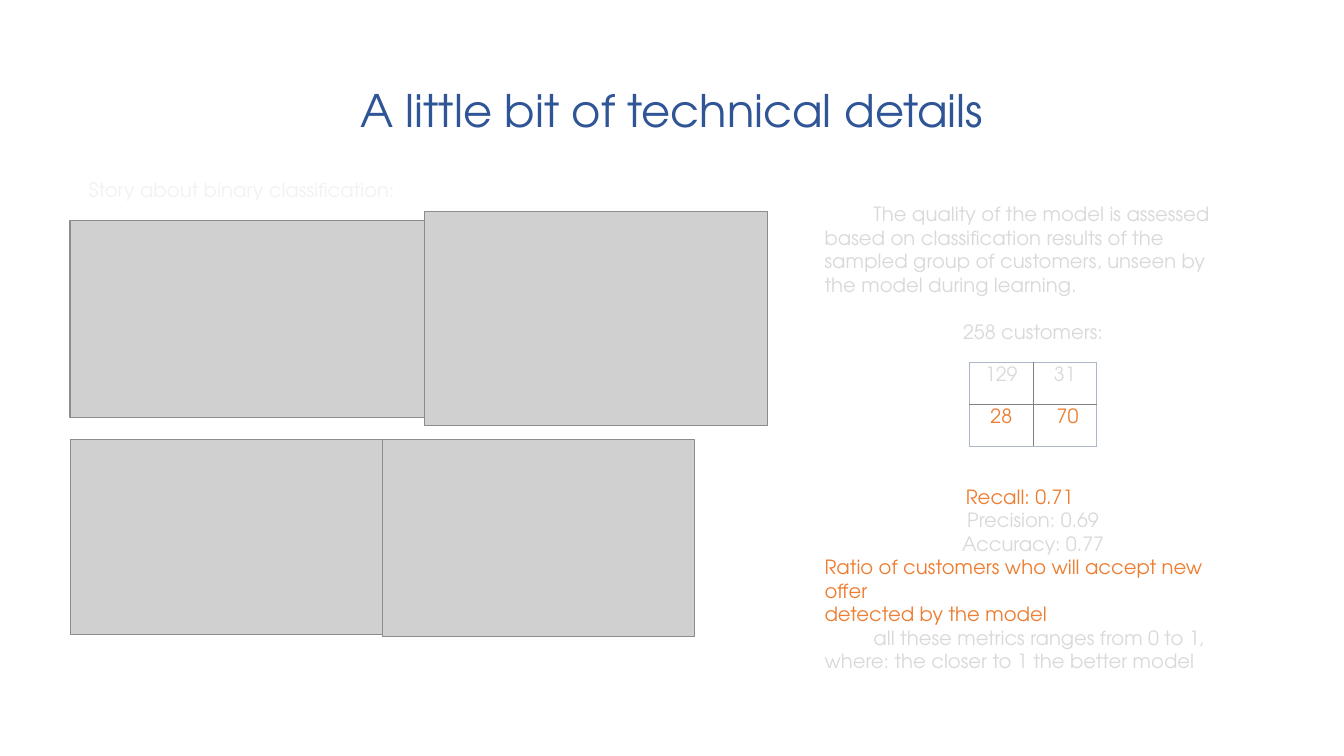
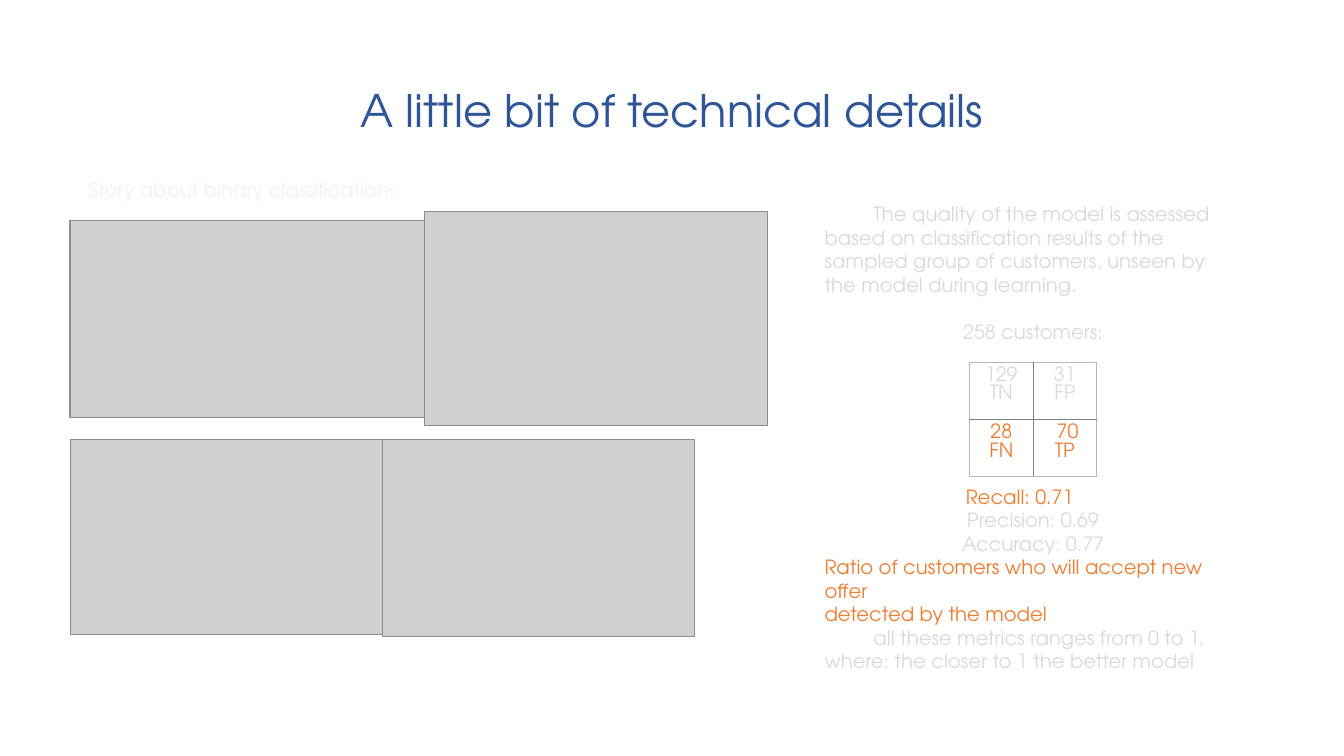
Before and after one commit to mjasieczko/new_offer_success_predictor, a slide deck: slide 27 of presentations/business/pnos_business_ppt.pptx (slide 26 before the commit). Drawn at 1344x756 pixels with LibreOffice and Linux fonts; fonts in the diff are those of the drawing; grey boxes stand for pictures. Boxes give left, top, right and bottom in pixels: in the first picture for what was removed or moved away, otherwise in the second. Text is boxed around its words. In the diff, an @@ line names an element or a change of style, - is before the commit and + after.

```diff
--- a/presentations/business/pnos_business_ppt.pptx
+++ b/presentations/business/pnos_business_ppt.pptx
@@ table at bbox=[970, 362, 1097, 476] @@
-row 1, column 1: 129
+row 1, column 1: 129 / TN
-row 1, column 2: 31
+row 1, column 2: 31 / FP
-row 2, column 1: 28
+row 2, column 1: 28 / FN
-row 2, column 2: 70
+row 2, column 2: 70 / TP
```
Also in this commit, not shown: 15 other slides changed, 1 slide added, 3 other files.
